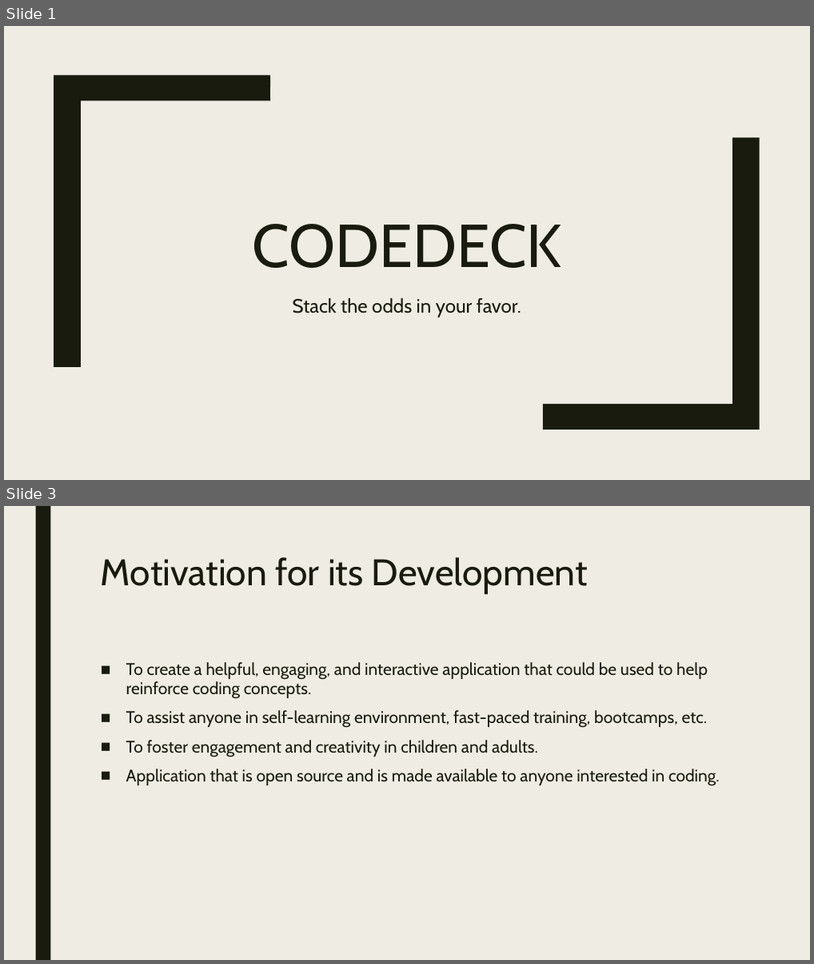
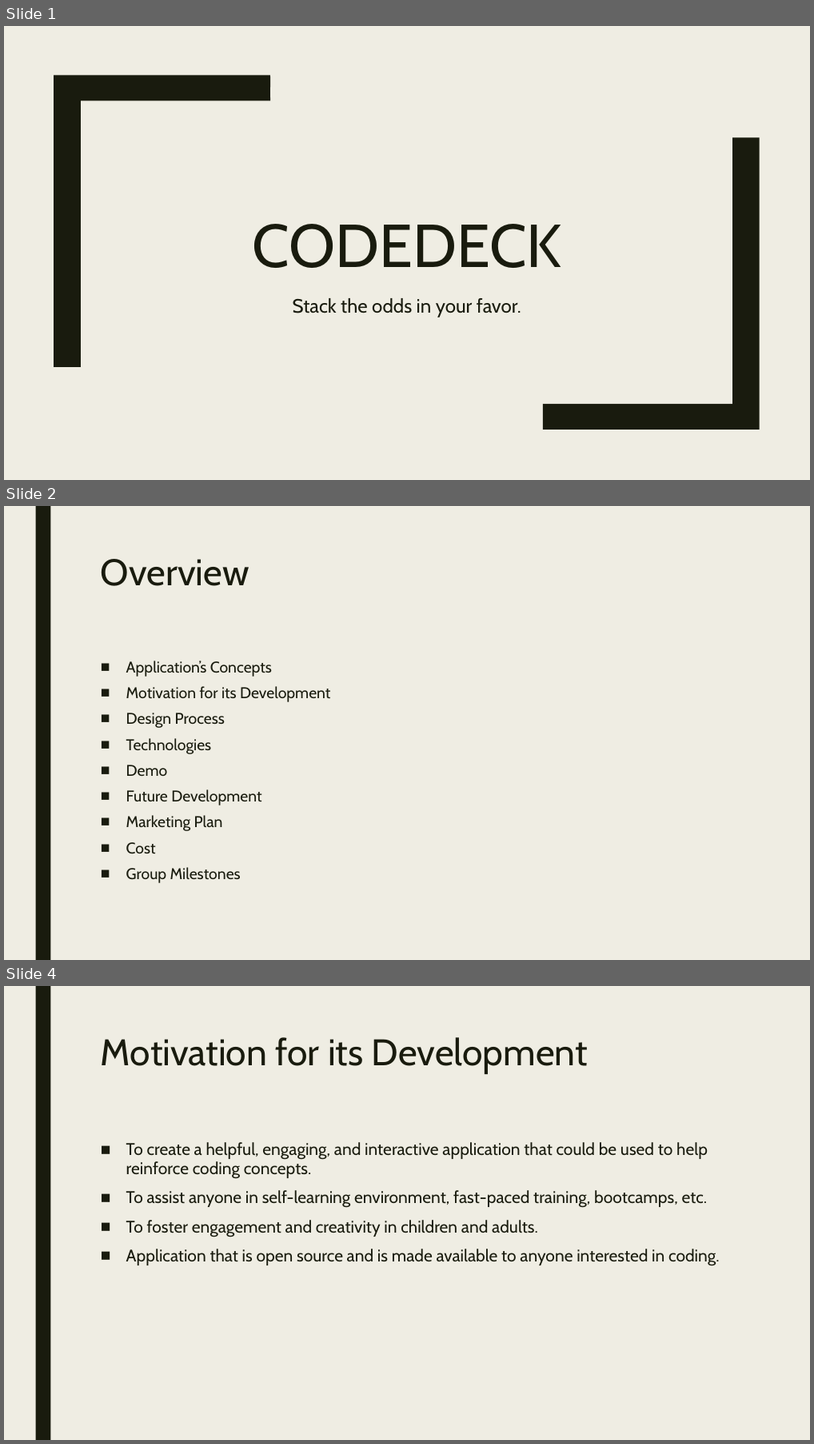
Before and after one commit to codeDeck-Learning-Tools/codeDeck, a slide deck: powerpoint/codeDeck.pptx. Shown one above the other, each under a label of ours: slides 1 and 3 before the commit, slides 1, 2 and 4 after it; the slides between them are not shown. The pictures are 814x964 and 814x1444 pixels, drawn with LibreOffice and Linux fonts; fonts in the diff are those of the drawing. Boxes give left, top, right and bottom in pixels: in the first picture for what was removed or moved away, otherwise in the second. Text is boxed around its words. In the diff, an @@ line names an element or a change of style, - is before the commit and + after.

Commit message:
Included updates to cost and group milestone

```diff
--- a/powerpoint/codeDeck.pptx
+++ b/powerpoint/codeDeck.pptx
@@ slide 2 added at (4,506,810,960), background #EFEDE3; not listed: 1 template element that a slide beside it also shows @@
@@ title added at (101,559,250,586), 44 pt, text #191B0E @@
+Overview
@@ text added at (126,660,330,883), 18.5 pt, text #191B0E @@
+■ Application’s Concepts
+■ Motivation for its Development
+■ Design Process
+■ Technologies
+■ Demo
+■ Future Development
+■ Marketing Plan
+■ Cost
+■ Group Milestones
@@ what was slide 3 is now slide 4 @@
```
Also in this commit, not shown: 3 slides changed.
